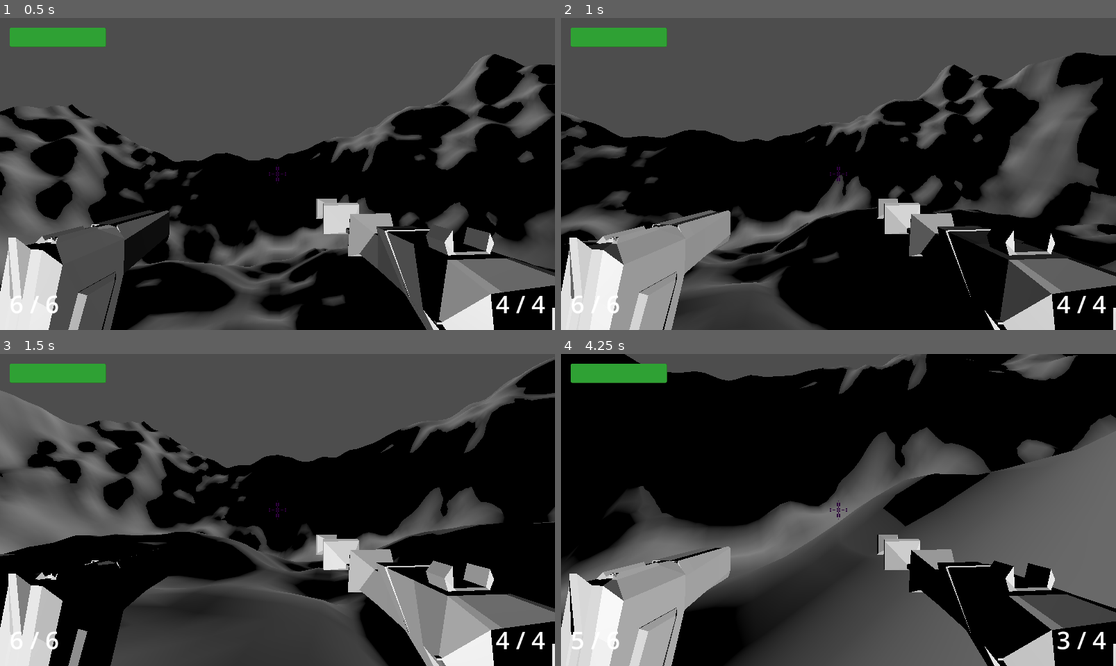
Above: before the commit, frames 1-4 (two rows, left to right).
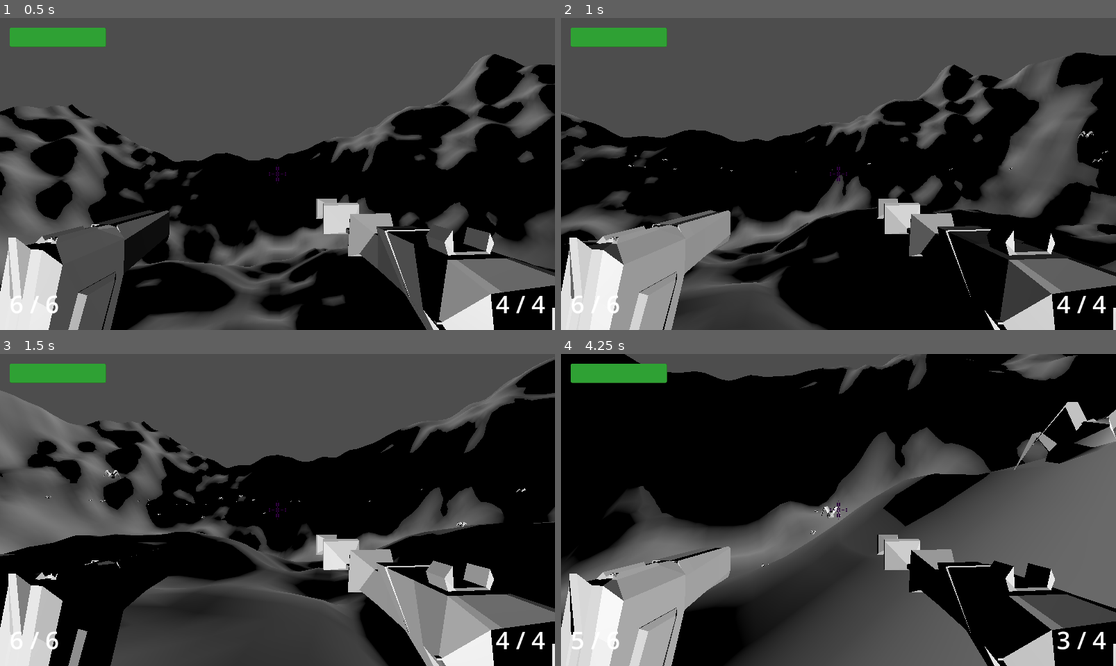
Above: after the commit, the same moments.

Repository: Bubullzz/CodeName-MegaKill
Game: Godot game, scene res://scenes/base.tscn
Two runs of this game, one before a commit and one after it. Both use one fixed random seed, a clock stepped at 60 frames per second and the inputs below.
Inputs (mouse positions are in pixels of both pictures, inside the frame that each line leads up to):
- Up to frame 1 (0.5 s): no input
- Up to frame 2 (1 s): move the mouse to (866, 174) at 0.52 s; hold Up (ui_up) from 0.53 s (still down); hold 0 from 0.53 s (still down); tap Space (jump) at 0.77 s
- Up to frame 3 (1.5 s): keep holding Up (ui_up); move the mouse to (249, 510) at 1.27 s; release 0 at 1.28 s; tap Shift (dash) at 1.35 s
- Up to frame 4 (4.25 s): keep holding Up (ui_up); tap Space (jump) at 1.52, 3.02, 3.77 s; tap 0 at 1.55, 3.05 s; move the mouse to (849, 503) at 2.02 s; hold 0 2.03-2.78 s; click (849, 503) at 2.1 s; move the mouse to (832, 516) at 2.77 s; right-click (832, 516) at 2.85 s; move the mouse to (877, 513) at 3.52 s; hold 0 from 3.53 s (still down)

Frame 1 is identical in both runs. In frame 2, less than 0.1% of the frame differs, in the area x 3-99%, y 36-50%; in frame 3, less than 0.1%; in frame 4, 1.1%, in the area x 36-100%, y 15-69%.

Commit message:
better glyph labels now

Diff:
--- a/scenes/glyph_label.tscn
+++ b/scenes/glyph_label.tscn
@@ -6,19 +6,26 @@
 [sub_resource type="LabelSettings" id="LabelSettings_ayi3j"]
 font = ExtResource("2_cm0nc")
 font_size = 90
+outline_size = 8
+outline_color = Color(0, 0, 0, 1)
 
 [node name="GlyphLabel" type="Control" unique_id=1203388533]
 layout_mode = 3
+anchors_preset = 0
+pivot_offset = Vector2(576, 324)
+size_flags_horizontal = 4
+size_flags_vertical = 4
+script = ExtResource("1_jsx6y")
+
+[node name="Label" type="Label" parent="." unique_id=614365701]
+unique_name_in_owner = true
+layout_mode = 1
 anchors_preset = 15
 anchor_right = 1.0
 anchor_bottom = 1.0
 grow_horizontal = 2
 grow_vertical = 2
-script = ExtResource("1_jsx6y")
-
-[node name="Label" type="Label" parent="." unique_id=614365701]
-unique_name_in_owner = true
-layout_mode = 0
-offset_right = 40.0
-offset_bottom = 23.0
+text = "12233"
 label_settings = SubResource("LabelSettings_ayi3j")
+horizontal_alignment = 1
+vertical_alignment = 1
--- a/scripts/components/input_component.gd
+++ b/scripts/components/input_component.gd
@@ -46,4 +46,5 @@
 
 	# Bullshit blazing
 	if Input.is_key_pressed(KEY_0):
-		Goon.instantiate()
+		for i in range(30):
+			Goon.instantiate()
--- a/scripts/glyph_label.gd
+++ b/scripts/glyph_label.gd
@@ -2,19 +2,34 @@
 
 var value: int
 var printed_value: int
+var associated_object: Node3D
+var lifetime := 1.
+var travelled_distance := 200
 @onready var label: Label = %Label
 
-static func instantiate(v: int) -> GlyphLabel:
+static func instantiate(v: int, obj: Node3D) -> GlyphLabel:
 	var instance: GlyphLabel = preload("res://scenes/glyph_label.tscn").instantiate()
 	instance.value = v
+	instance.associated_object = obj
 	Global.tree.add_child(instance)
 	return instance
 
 func _ready():
 	label.text = str(base_10_to_7_reversed(value))
-	await get_tree().create_timer(1.).timeout
+	set_postition(Global.player.camera.unproject_position(associated_object.position))
+
+	var r = randf()*2 - 1 # Random [-1,1]
+	var random_dir = Vector2(r, abs(r) -1)
+	random_dir = random_dir.normalized()
+	var pos_tween = create_tween().tween_property(self, "position", position + random_dir * travelled_distance, lifetime)
+	var trensparency_tween = create_tween().tween_property(self, "modulate:a",0., lifetime)
+
+	await get_tree().create_timer(lifetime).timeout
 	queue_free()
 
+
+func set_postition(p: Vector2):
+	self.position = p
 
 static func base_10_to_7_reversed(k: int) -> String:
 	var base_7 = ""
--- a/scripts/goon.gd
+++ b/scripts/goon.gd
@@ -33,7 +33,7 @@
 	return instance
 
 func lose_life(v:int):
-	GlyphLabel.instantiate(v)
+	GlyphLabel.instantiate(v, self)
 	health_component.damage(v)
 
 func hit(w: Weapon):
